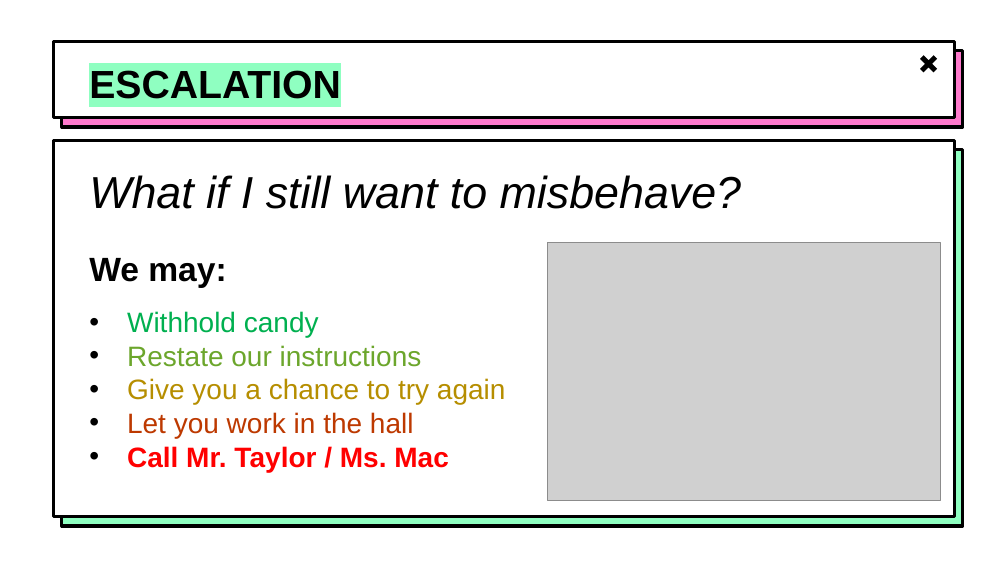
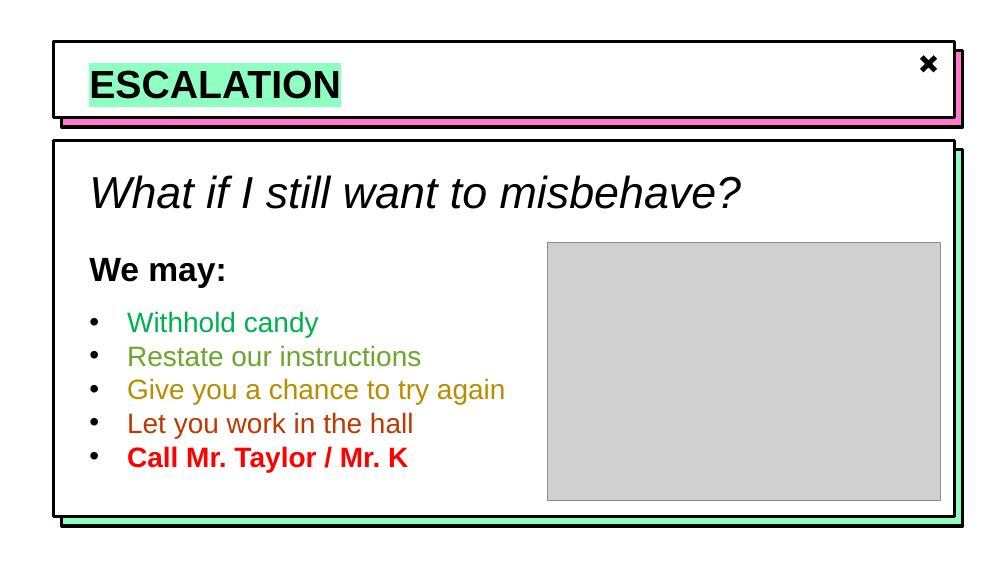
Before and after one commit to hylandtechoutreach/ucs, a slide deck: slide 4 of IntroHyland/ClassroomExpectations.pptx. Drawn at 1008x567 pixels with LibreOffice and Linux fonts; fonts in the diff are those of the drawing; grey boxes stand for pictures; background and template pictures are left out. Boxes give left, top, right and bottom in pixels: in the first picture for what was removed or moved away, otherwise in the second. Text is boxed around its words. In the diff, an @@ line names an element or a change of style, - is before the commit and + after.

Commit message:
mr k

```diff
--- a/IntroHyland/ClassroomExpectations.pptx
+++ b/IntroHyland/ClassroomExpectations.pptx
@@ text at bbox=[127, 446, 408, 472]: text changed @@
-• Call Mr. Taylor / Ms. Mac
+• Call Mr. Taylor / Mr. K
```
